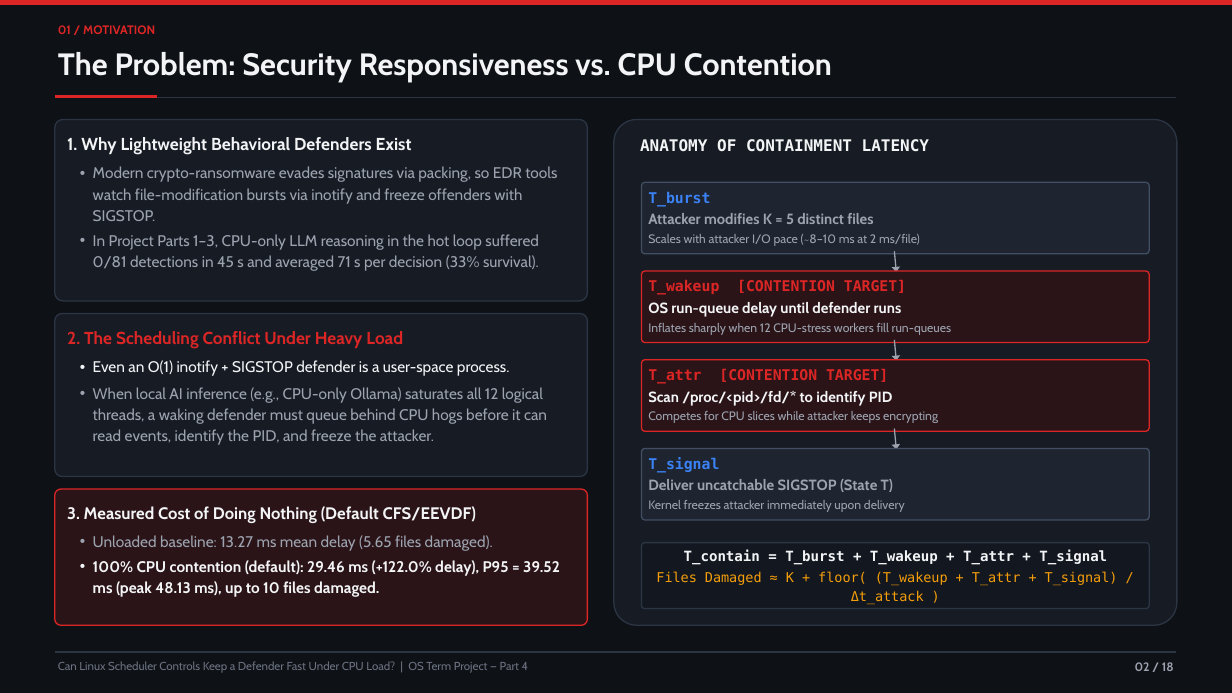
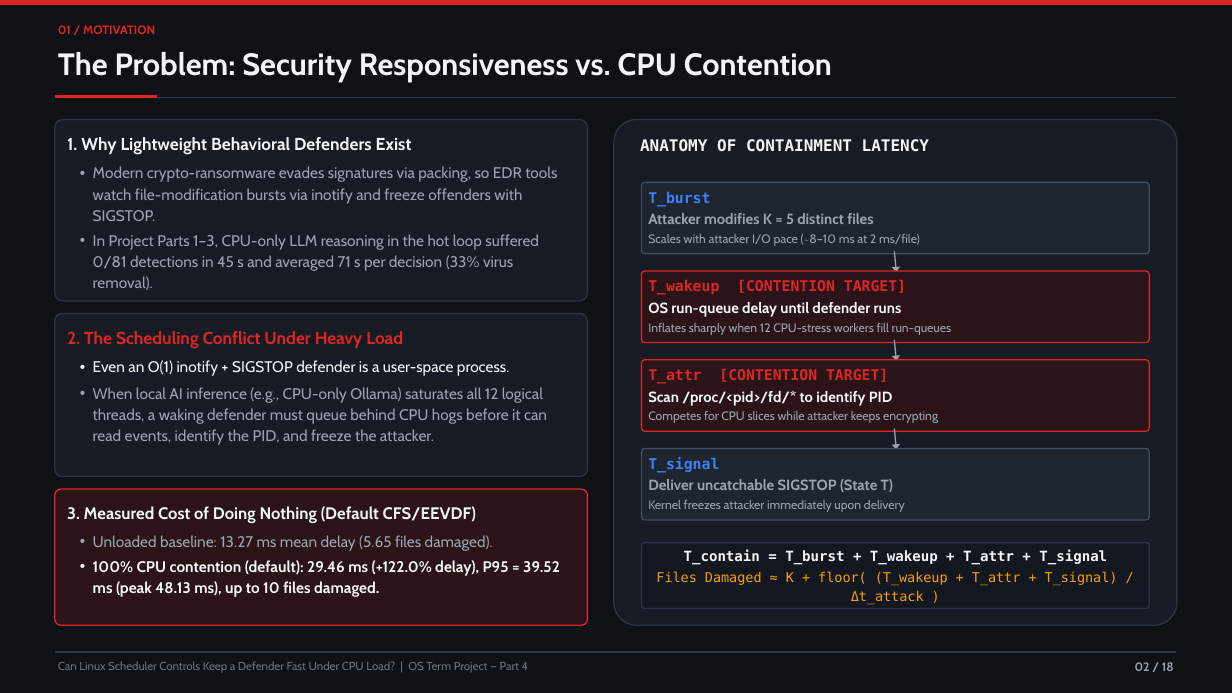
Before and after one commit to IsmailNooruddin/linux-scheduler-defender, a slide deck: slide 2 of Project Presentation.pptx. Drawn at 1232x693 pixels with LibreOffice and Linux fonts; fonts in the diff are those of the drawing. Boxes give left, top, right and bottom in pixels: in the first picture for what was removed or moved away, otherwise in the second. Text is boxed around its words. In the diff, an @@ line names an element or a change of style, - is before the commit and + after.

```diff
--- a/Project Presentation.pptx
+++ b/Project Presentation.pptx
@@ text at (93,234,539,290): text changed @@
-  • In Project Parts 1–3, CPU-only LLM reasoning in the hot loop suffered 0/81 detections in 45 s and averaged 71 s per decision (33% survival).
+  • In Project Parts 1–3, CPU-only LLM reasoning in the hot loop suffered 0/81 detections in 45 s and averaged 71 s per decision (33% virus removal).
```
Also in this commit, not shown: 4 other slides changed.
